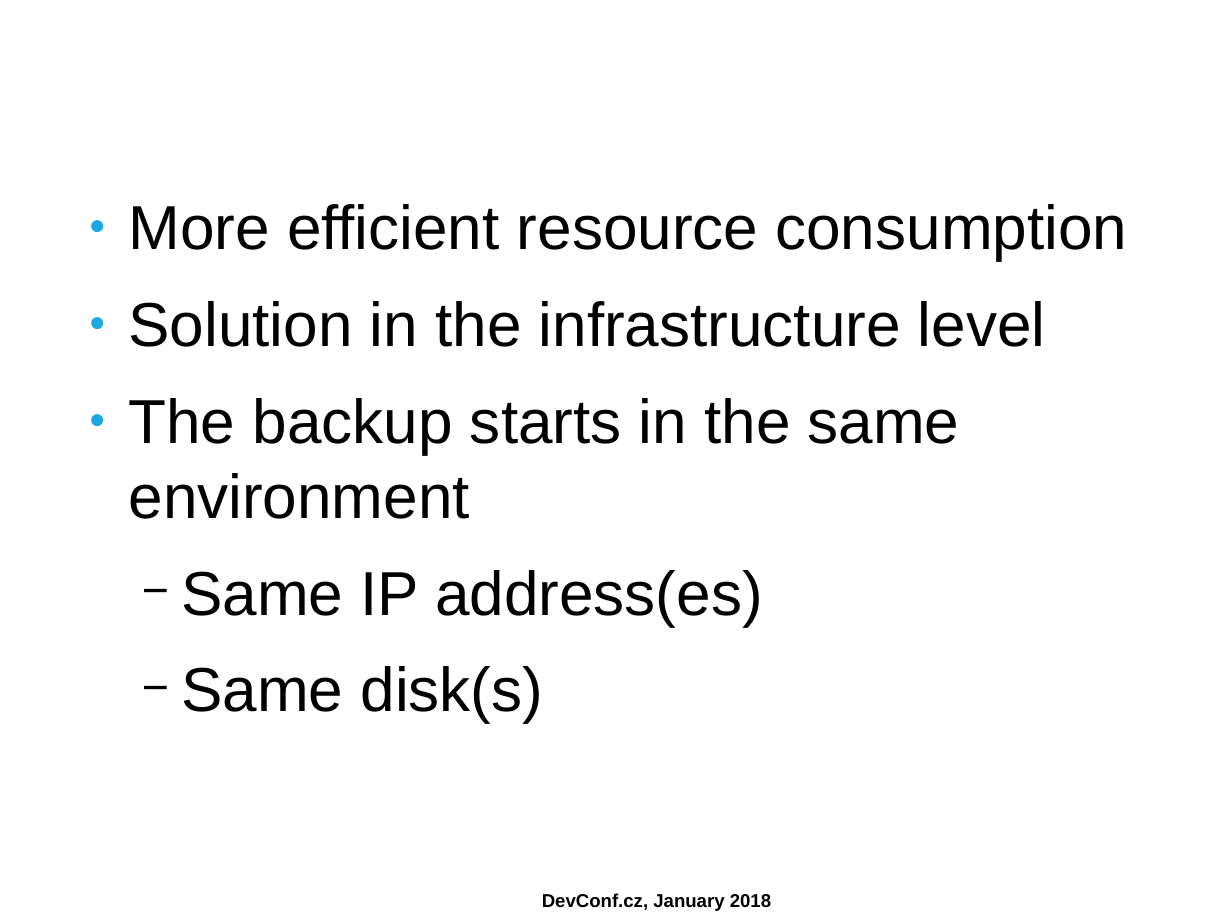
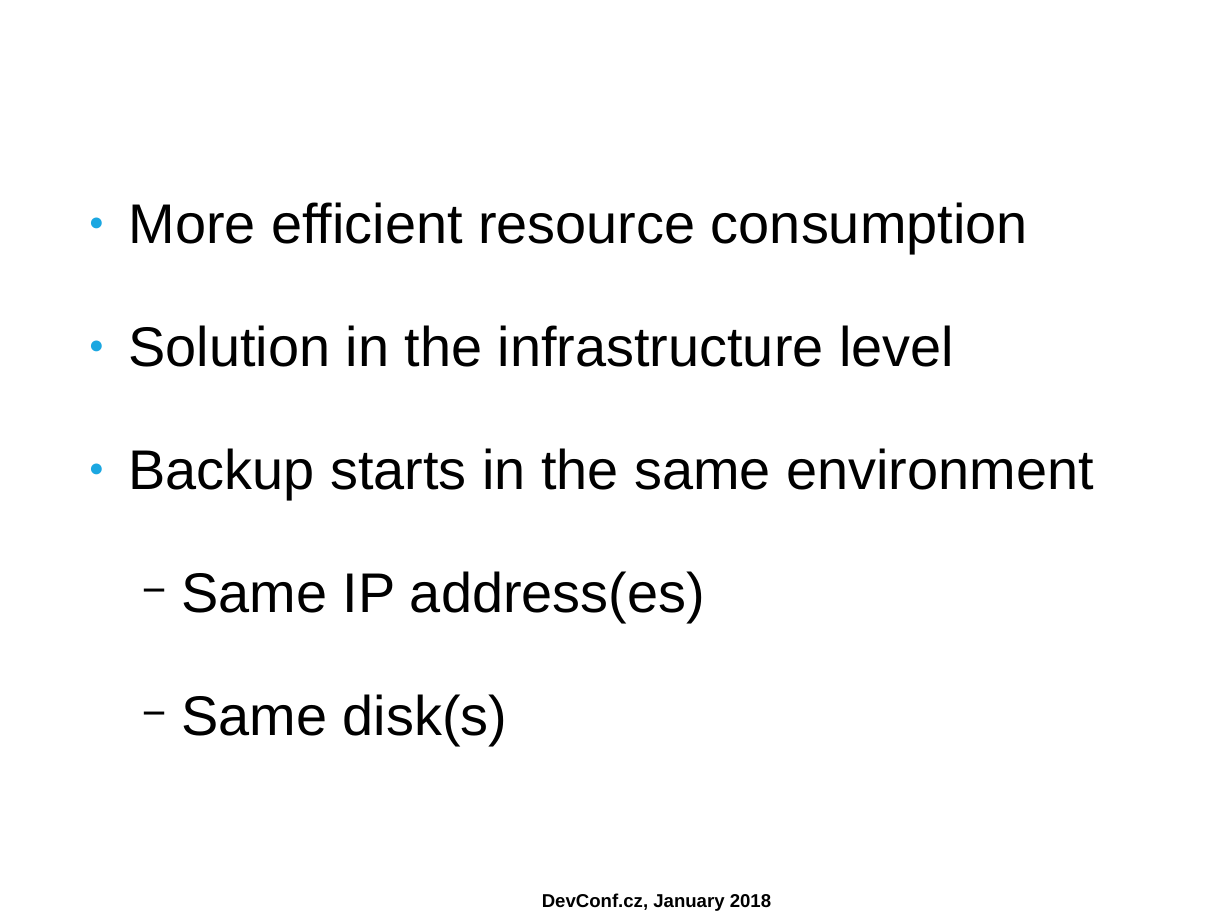
Before and after one commit to ahadas/ahadas.github.io, a slide deck: slide 11 of slides/high_availability_with_no_split_brains.odp. Drawn at 1232x924 pixels with LibreOffice and Linux fonts; fonts in the diff are those of the drawing; background and template pictures are left out. Boxes give left, top, right and bottom in pixels: in the first picture for what was removed or moved away, otherwise in the second. Text is boxed around its words. In the diff, an @@ line names an element or a change of style, - is before the commit and + after.

```diff
--- a/slides/high_availability_with_no_split_brains.odp
+++ b/slides/high_availability_with_no_split_brains.odp
@@ text at (129,202,1028,745): size 40 to 36 pt in "More efficient resource consumption", "Solution in the infrastructure level", "Same IP address(es)", "Same disk(s)"; more space between paragraphs @@
@@ text at (129,448,1093,499): text changed; size 40 to 36 pt @@
-● The backup starts in the same environment
+● Backup starts in the same environment
```
Also in this commit, not shown: 9 other slides changed.
